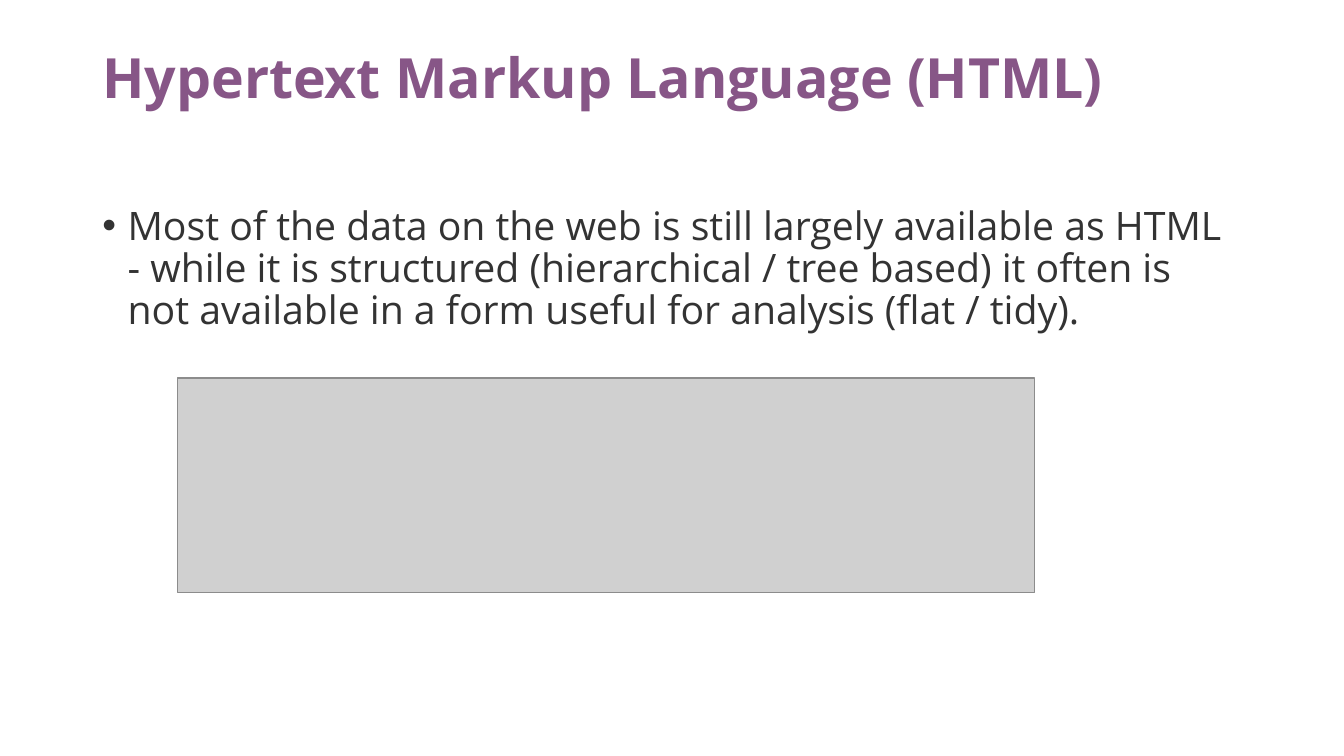
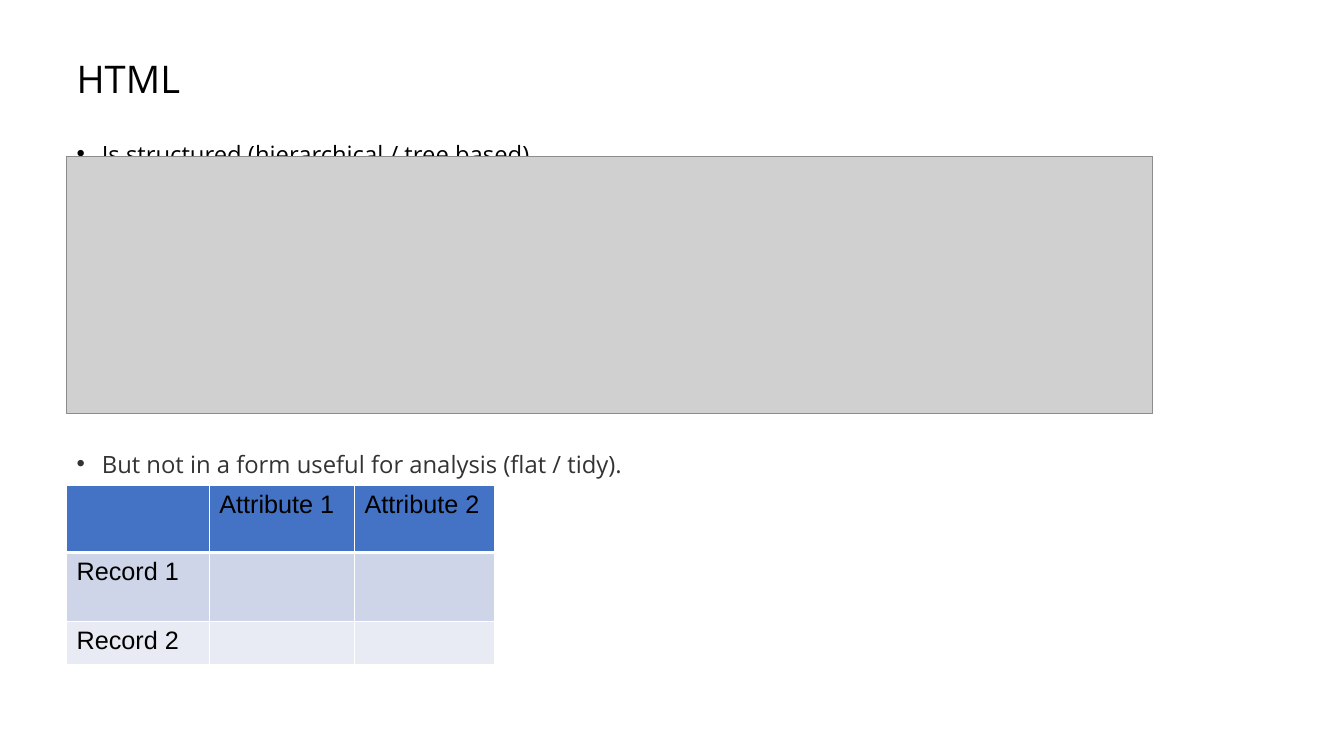
Before and after one commit to IshitaGopal/TRIADS_workshops, a slide deck: slide 7 of intro_to_web_scraping/intro_web_scraping_python.pptx (slide 3 before the commit). Drawn at 1344x756 pixels with LibreOffice and Linux fonts; fonts in the diff are those of the drawing; grey boxes stand for pictures. Boxes give left, top, right and bottom in pixels: in the first picture for what was removed or moved away, otherwise in the second. Text is boxed around its words. In the diff, an @@ line names an element or a change of style, - is before the commit and + after.

```diff
--- a/intro_to_web_scraping/intro_web_scraping_python.pptx
+++ b/intro_to_web_scraping/intro_web_scraping_python.pptx
@@ title removed at <box>102,56,1102,112</box> @@
-Hypertext Markup Language (HTML)
@@ text at <box>77,65,621,479</box>: text changed; size 28 to 17 pt @@
-• Most of the data on the web is still largely available as HTML - while it is structured (hierarchical / tree based) it often is not available in a form useful for analysis (flat / tidy).
+HTML
+• Is structured (hierarchical / tree based)
+• But not in a form useful for analysis (flat / tidy).
@@ picture: place and size @@
-picture at <box>177,378,1034,593</box>
+picture at <box>67,156,1152,413</box>
@@ table added at <box>67,486,495,668</box>, 3 rows, 3 columns @@
+ | Attribute 1 | Attribute 2
+Record 1 |  | 
+Record 2 |  | 
```
Also in this commit, not shown: 3 other slides changed, 10 slides added, 3 slides removed, 26 other files.
